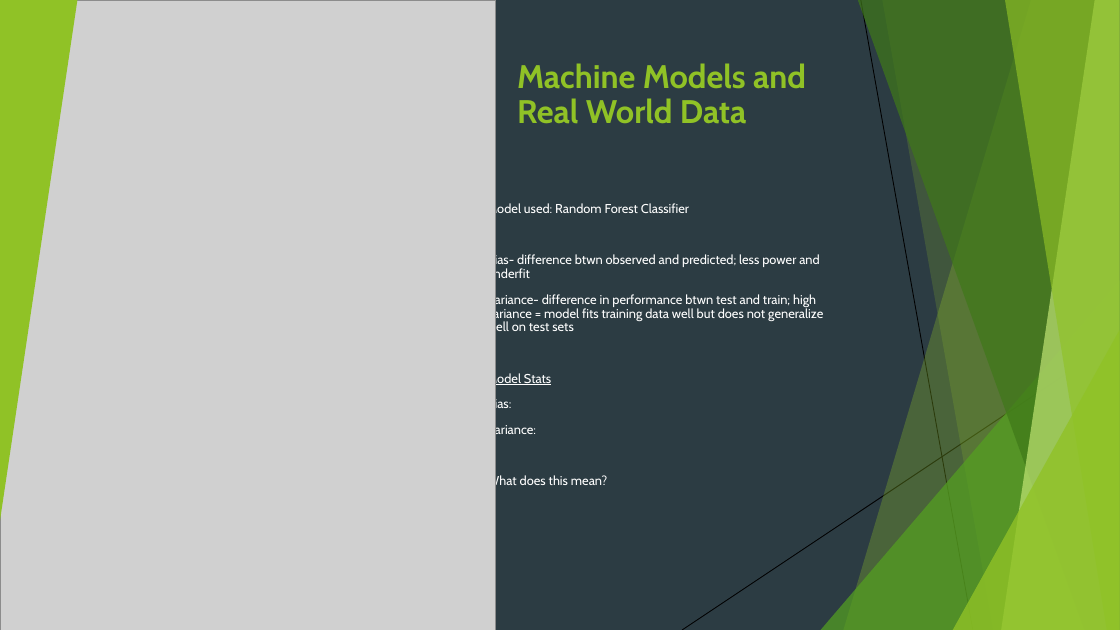
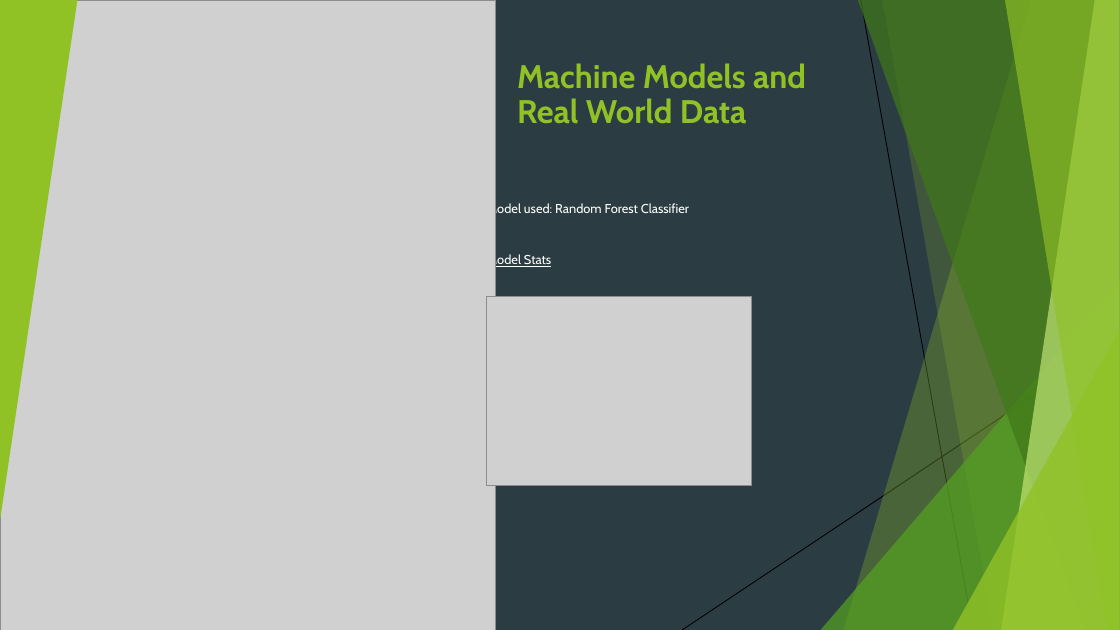
Before and after one commit to EpohDespair/Attrition-Model, a slide deck: slide 6 of Employee Attrition.pptx. Drawn at 1120x630 pixels with LibreOffice and Linux fonts; fonts in the diff are those of the drawing; grey boxes stand for pictures. Boxes give left, top, right and bottom in pixels: in the first picture for what was removed or moved away, otherwise in the second. Text is boxed around its words. In the diff, an @@ line names an element or a change of style, - is before the commit and + after.

Commit message:
final changes to pptx, readme, and images

```diff
--- a/Employee Attrition.pptx
+++ b/Employee Attrition.pptx
@@ text at bbox=[487, 253, 823, 336]: paragraphs removed @@
-Bias- difference btwn observed and predicted; less power and underfit
-Variance- difference in performance btwn test and train; high variance = model fits training data well but does not generalize well on test sets
@@ picture added at bbox=[486, 297, 752, 486] @@
@@ text at bbox=[487, 397, 607, 489]: paragraphs removed @@
-Bias:
-Variance:
-What does this mean?
```
Also in this commit, not shown: 3 other slides changed, 4 other files.
